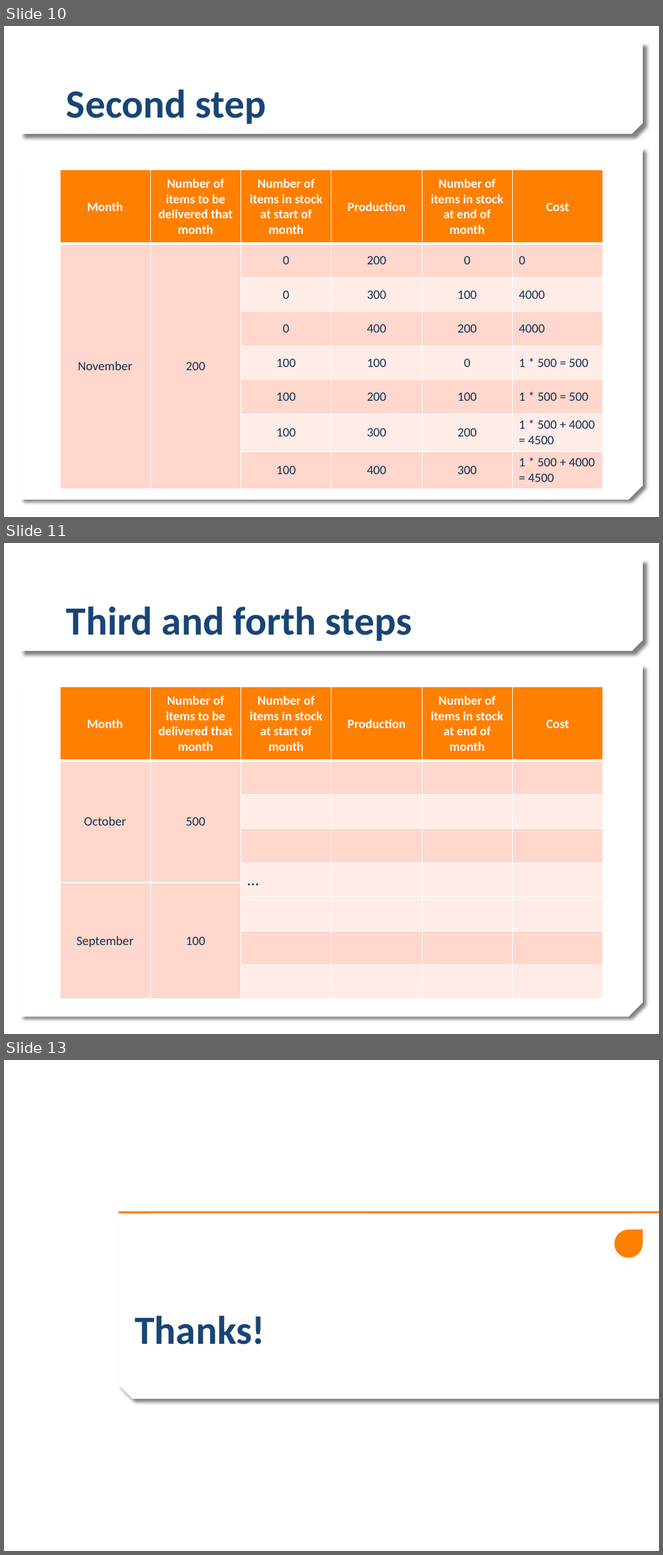
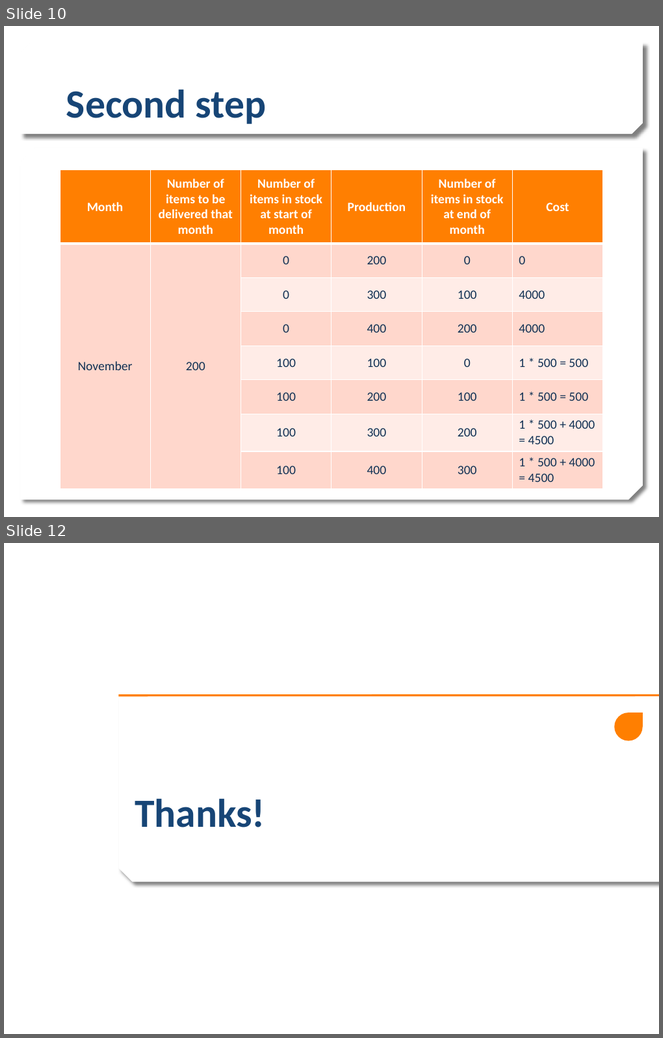
Before and after one commit to rirypheng/dynamic-programming, a slide deck: DP - Warehouse Problem.pptx. Shown one above the other, each under a label of ours: slides 10, 11 and 13 before the commit, slides 10 and 12 after it; the slides between them are not shown. The pictures are 663x1555 and 663x1038 pixels, drawn with LibreOffice and Linux fonts; fonts in the diff are those of the drawing; background and template pictures are left out. Boxes give left, top, right and bottom in pixels: in the first picture for what was removed or moved away, otherwise in the second. Text is boxed around its words. In the diff, an @@ line names an element or a change of style, - is before the commit and + after.

```diff
--- a/DP - Warehouse Problem.pptx
+++ b/DP - Warehouse Problem.pptx
@@ slide 11 removed at <box>4,543,659,1034</box>, background picture (left out); not listed: 2 template elements that a slide beside it also shows @@
@@ title removed at <box>66,606,412,641</box> @@
-Third and forth steps
@@ table removed at <box>60,687,602,1000</box>, 9 rows, 6 columns @@
-Month | Number of items to be delivered that month | Number of items in stock at start of month | Production | Number of items in stock at end of month | Cost
-October | 500 |  |  |  | 
- |  |  |  |  | 
- |  |  |  |  | 
- |  | … |  |  | 
-September | 100 |  |  |  | 
- |  |  |  |  | 
- |  |  |  |  | 
- |  |  |  |  | 
@@ what was slide 13 is now slide 12 @@
```
Also in this commit, not shown: 2 slides changed.
